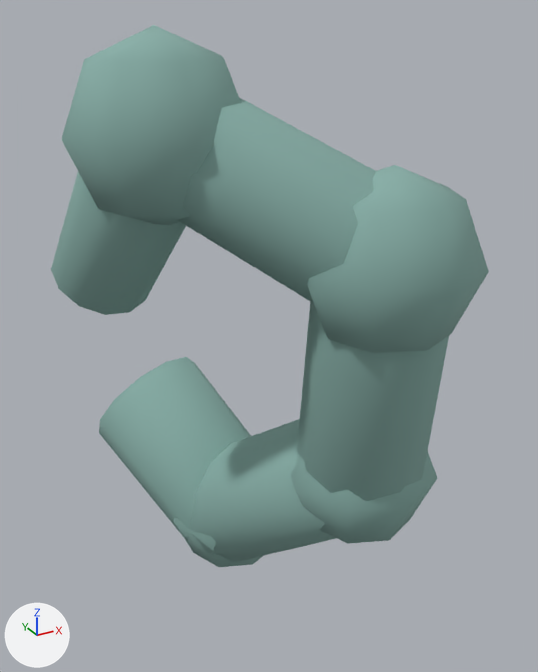
Before and after pictures for a commit that changed the glTF model public/assets/island/characters/wear/tail_squirrel.glb.
One viewpoint serves both versions: a camera (50 mm lens) standing at (3677.383, 2118.314, -6016.887) and looking at (3677.91, 2119.272, -6017.366). Every picture has the same lights, and +X, +Y and +Z are marked at lower left. The first picture is the older version. Vertices at exactly the same position are counted once.
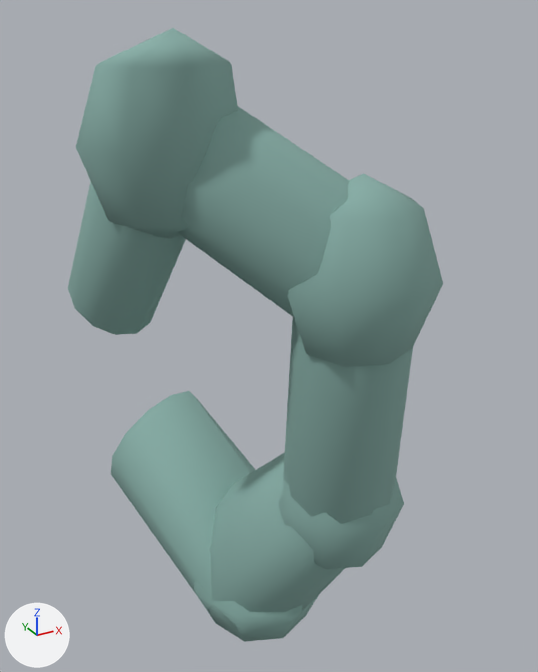
The newer file is also turned or shifted as a whole; pictures and numbers use the older file's frame.

Scene script edits in JSON lines:
```json
{"block": "mat_main", "where": "n0 = _N.new('ShaderNodeBsdfPrincipled'); n0.name = 'Principled BSDF'"}
{"op": "remove", "block": "mat_main", "code": "n0.inputs[0].default_value = (0.25, 0.43, 0.39, 1.0)  # 'Base Color', greyish cyan #89afa8"}
{"op": "add", "block": "mat_main", "code": "n2 = _N.new('ShaderNodeMix'); n2.name = 'Mix'"}
{"op": "add", "block": "mat_main", "code": "n2.data_type = 'RGBA'"}
{"op": "add", "block": "mat_main", "code": "n2.blend_type = 'MULTIPLY'"}
{"op": "add", "block": "mat_main", "code": "n2.inputs[0].default_value = 1.0  # 'Factor'"}
{"op": "add", "block": "mat_main", "code": "n2.inputs[7].default_value = (0.25, 0.43, 0.39, 1.0)  # 'B', greyish cyan #89afa8"}
{"op": "add", "block": "mat_main", "code": "n3 = _N.new('ShaderNodeVertexColor'); n3.name = 'Color Attribute'"}
{"op": "add", "block": "mat_main", "code": "_L.new(n2.outputs[2], n0.inputs[0])  # 'Result' to 'Base Color'"}
{"op": "add", "block": "mat_main", "code": "_L.new(n3.outputs[0], n2.inputs[6])  # 'Color' to 'A'"}
{"block": "me_mesh_0", "where": "# used by ob_mesh_0; location = (0.0, 0.0, 0.0)"}
{"op": "remove", "block": "me_mesh_0", "code": "me_mesh_0.from_pydata(...)  # 230 vertices, 432 faces; spans x 3677.596..3678.106, y 2118.894..2119.688, z -6017.884..-6016.904"}
{"op": "add", "block": "me_mesh_0", "code": "me_mesh_0.from_pydata(...)  # 230 vertices, 432 faces; spans x 3677.596..3678.014, y 2118.894..2119.518, z -6017.884..-6016.904"}
{"block": "me_mesh_0", "change": "me_mesh_0 part 1"}
{"block": "me_mesh_0", "change": "230 faces are deleted"}
{"block": "me_mesh_0", "change": "16 vertices in x 3677.776..3678.016, y 2119.274..2119.514, z -6017.884..-6017.764 move by (-0.04, -0.184, 0.0)"}
{"block": "me_mesh_0", "change": "3 vertices in x 3677.936, y 2119.099..2119.102, z -6017.259..-6017.089 move by (-0.061, -0.041, 0.0)"}
{"block": "me_mesh_0", "change": "3 vertices in x 3677.811..3677.981, y 2119.31, z -6017.849..-6017.764 move by (-0.04, -0.185, 0.0)"}
{"block": "me_mesh_0", "change": "208 vertices move from x 3677.596..3678.106, y 2118.894..2119.688, z -6017.857..-6016.904 to x 3677.596..3678.014, y 2118.894..2119.518, z -6017.857..-6016.904"}
{"block": "me_mesh_0", "change": "230 new faces join them"}
```

Location of each change, (x1, y1, x2, y2) in pixels of the pictures (538 x 672 px; the box of a moved part takes in the faces that stretch with it):
```json
{"object": "Mesh_0", "change": "recoloured, surface changed", "before": [68, 31, 443, 567], "after": [68, 31, 443, 567]}
{"part": 1, "of": "me_mesh_0", "change": "moved or reshaped", "before": [51, 25, 489, 567], "after": [68, 28, 443, 642]}
```
